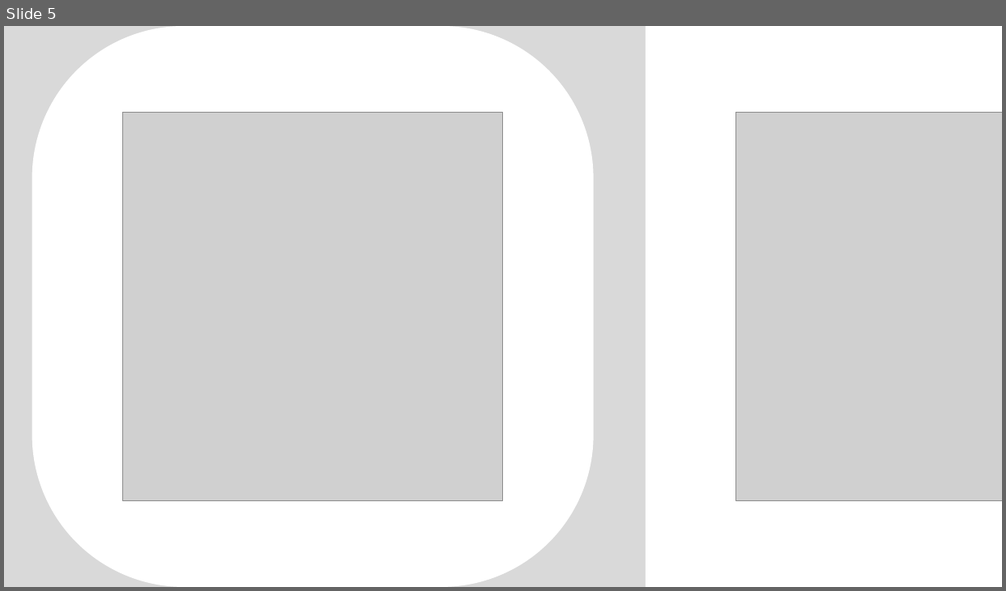
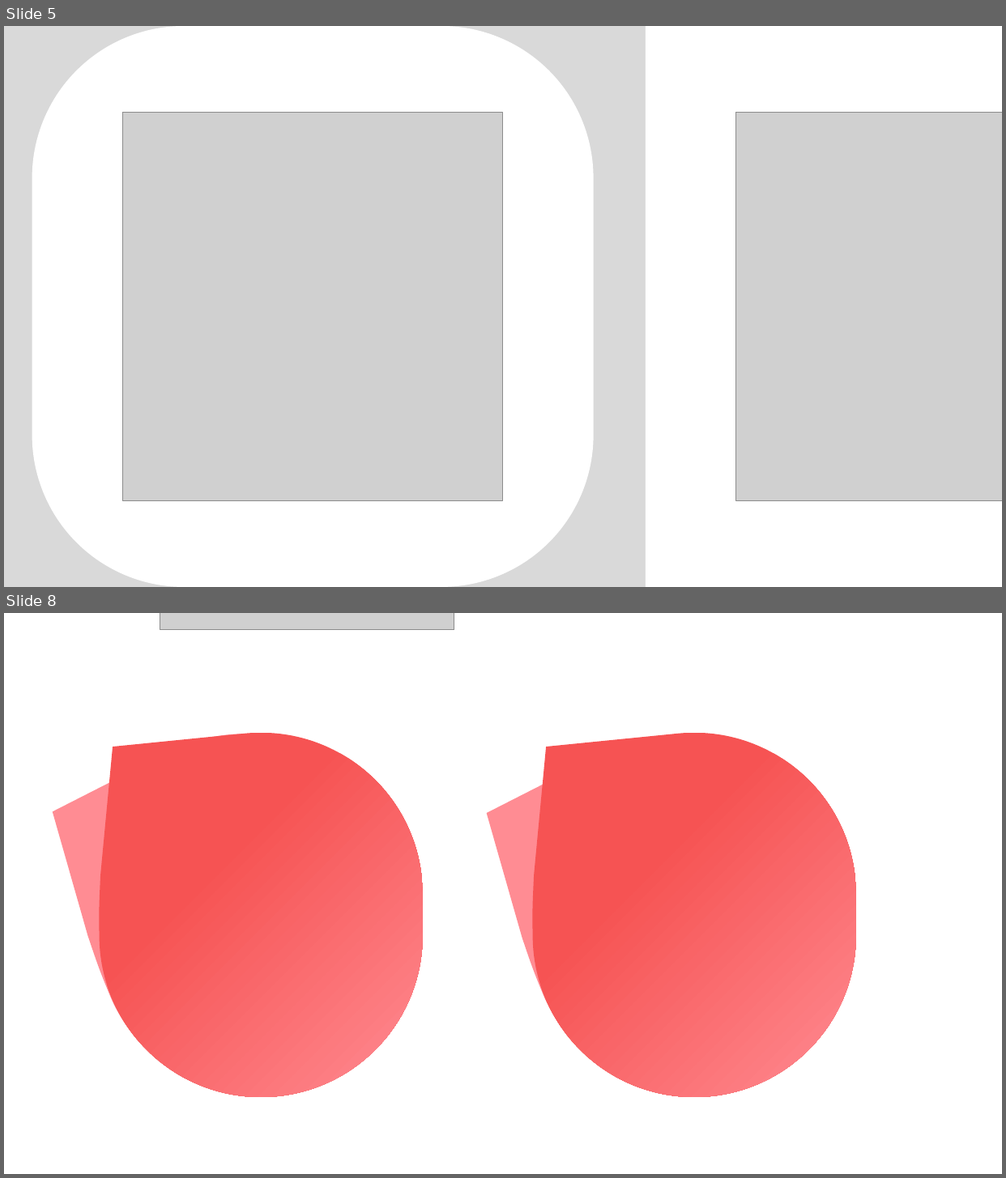
Before and after one commit to GC210GP/flutter-app, a slide deck: references/double-d logo.pptx. Shown one above the other, each under a label of ours: slide 5 before the commit, slides 5 and 8 after it; the slides between them are not shown. The pictures are 1006x591 and 1006x1178 pixels, drawn with LibreOffice and Linux fonts; fonts in the diff are those of the drawing; grey boxes stand for pictures; background and template pictures are left out. Boxes give left, top, right and bottom in pixels: in the first picture for what was removed or moved away, otherwise in the second. Text is boxed around its words. In the diff, an @@ line names an element or a change of style, - is before the commit and + after.

```diff
--- a/references/double-d logo.pptx
+++ b/references/double-d logo.pptx
@@ slide 8 added at (4, 613, 1002, 1174), background #FFFFFF @@
@@ picture added at (160, 613, 454, 629) @@
@@ freeform shape added at (35, 687, 468, 1143), fill #FF8C93 @@
@@ freeform shape added at (483, 701, 887, 1128), fill #FF8C93, outline #FF8C93 20 pt @@
@@ freeform shape added at (99, 733, 423, 1097), fill gradient #F65353 to #FF8C93 @@
@@ freeform shape added at (533, 733, 856, 1097), fill gradient #F65353 to #FF8C93 @@
```
Also in this commit, not shown: 3 other slides added, 52 other files.
